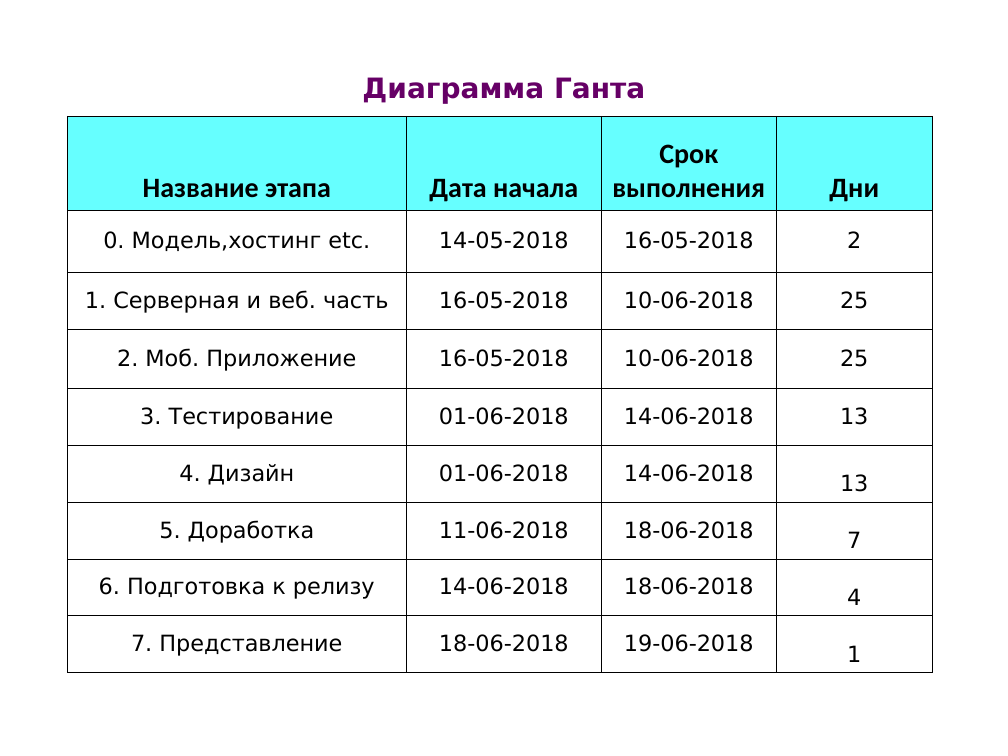
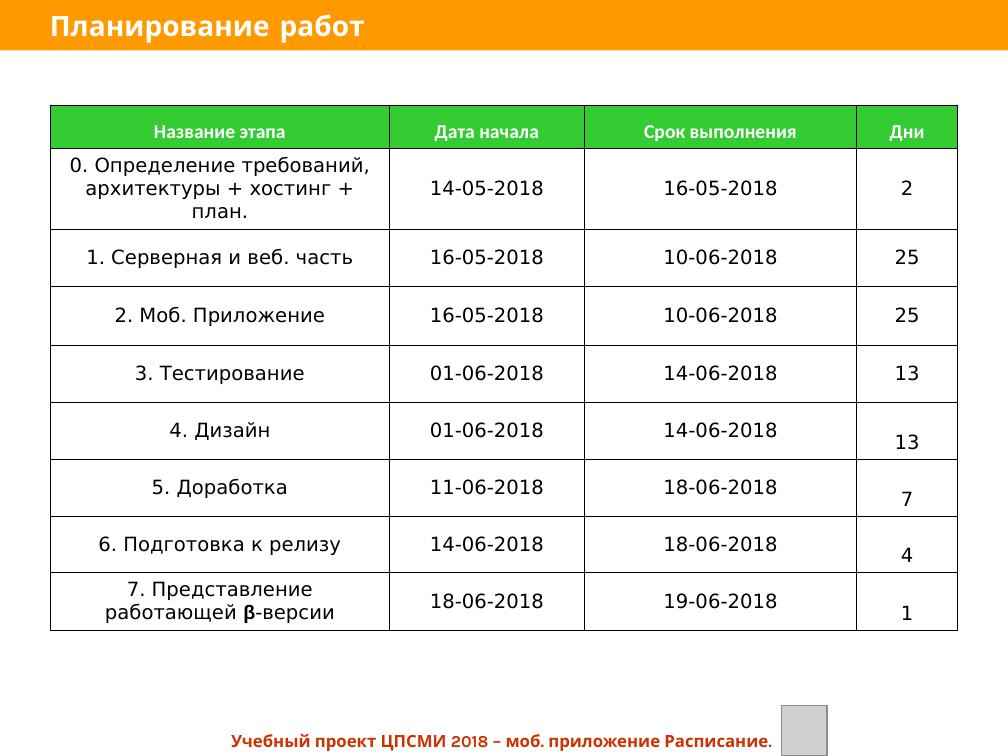
Before and after one commit to elena-roshchina/schedule-cpsmi, a slide deck: slide 6 of Itinerary2.ppt (slide 9 before the commit). Drawn at 1008x756 pixels with LibreOffice and Linux fonts; fonts in the diff are those of the drawing; grey boxes stand for pictures. Boxes give left, top, right and bottom in pixels: in the first picture for what was removed or moved away, otherwise in the second. Text is boxed around its words. In the diff, an @@ line names an element or a change of style, - is before the commit and + after.

Commit message:
Done!

```diff
--- a/Itinerary2.ppt
+++ b/Itinerary2.ppt
@@ title added at (x1=0, y1=0, x2=1008, y2=50), fill #FF9900, 20 pt, text #FFFFFF, bold @@
+Планирование работ
@@ title removed at (x1=362, y1=77, x2=645, y2=104) @@
-Диаграмма Ганта
@@ table at (x1=50, y1=105, x2=958, y2=627) @@
-row 2, column 1: 0. Модель,хостинг etc.
+row 2, column 1: 0. Определение требований, архитектуры + хостинг + план.
-row 9, column 1: 7. Представление
+row 9, column 1: 7. Представление работающей β-версии
@@ fill #66FFFF to #33CC33 in row 1 @@
@@ size 20 to 14 pt, text colour #000000 to #FFFFFF in "Название этапа", "Дата начала", "Срок выполнения", "Дни" @@
@@ size 16 to 14 pt in "14-05-2018", "16-05-2018", "2", "1. Серверная и веб. часть" and 26 more places @@
@@ table resized from (x1=68, y1=116, x2=932, y2=672) to (x1=50, y1=105, x2=958, y2=627) @@
@@ picture added at (x1=781, y1=706, x2=827, y2=756) @@
@@ text added at (x1=231, y1=734, x2=768, y2=751), 12 pt, text #CC3300, bold @@
+Учебный проект ЦПСМИ 2018 – моб. приложение Расписание.
```
Also in this commit, not shown: 2 other slides changed, 4 slides added, 5 slides removed.
